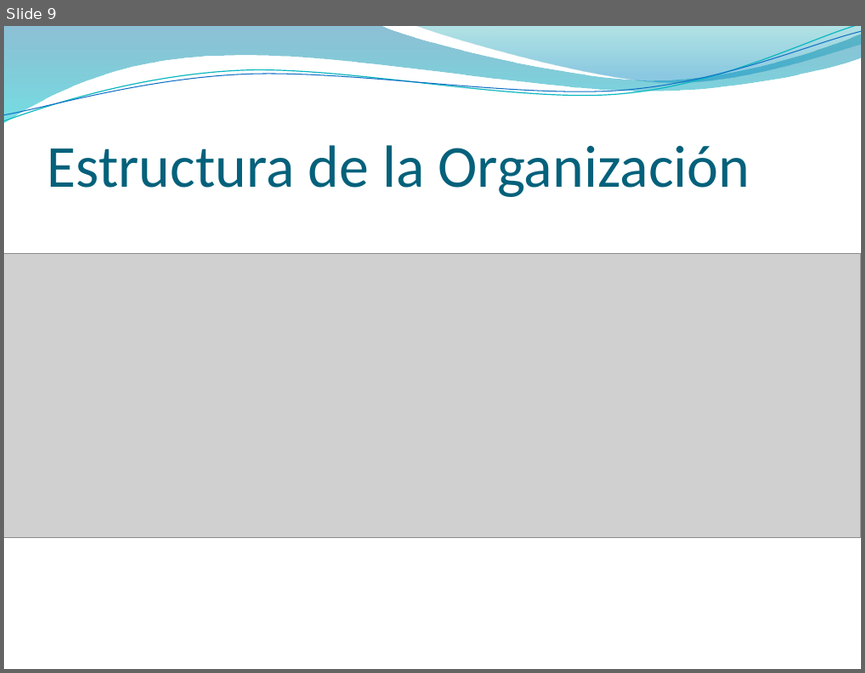
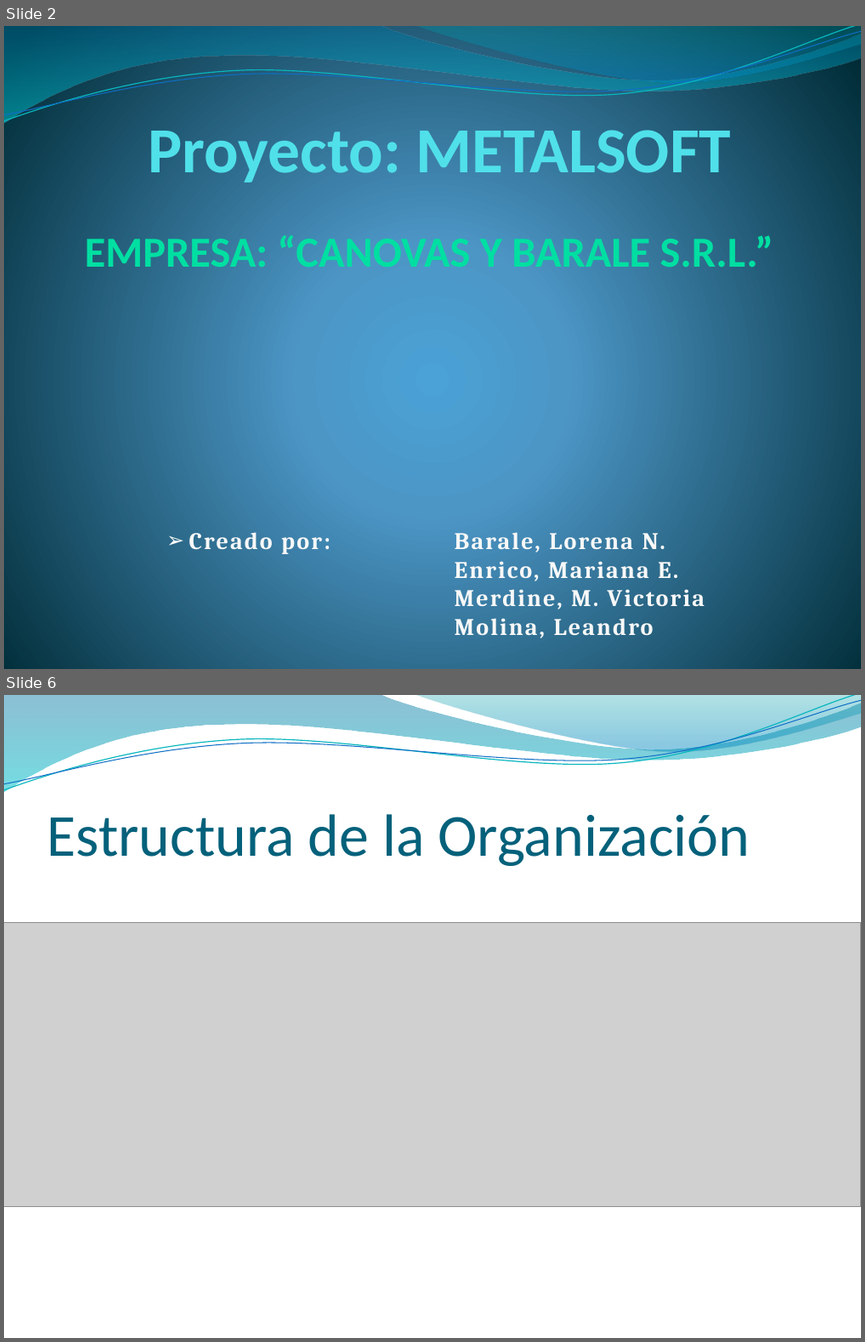
Before and after one commit to NinoMolina/metalurgica, a slide deck: 04_presentaciones/01_InfPreliminar_ModeloNegocio.pptx. Shown one above the other, each under a label of ours: slide 9 before the commit, slides 2 and 6 after it; the slides between them are not shown. The pictures are 865x673 and 865x1342 pixels, drawn with LibreOffice and Linux fonts; fonts in the diff are those of the drawing; grey boxes stand for pictures; background and template pictures are left out. Boxes give left, top, right and bottom in pixels: in the first picture for what was removed or moved away, otherwise in the second. Text is boxed around its words. In the diff, an @@ line names an element or a change of style, - is before the commit and + after.

```diff
--- a/04_presentaciones/01_InfPreliminar_ModeloNegocio.pptx
+++ b/04_presentaciones/01_InfPreliminar_ModeloNegocio.pptx
@@ slide 2 added at (x1=4, y1=26, x2=861, y2=669), background gradient #4AA0D6 to #4C98C7 to #002C38; not listed: 4 template elements that a slide beside it also shows @@
@@ title added at (x1=148, y1=119, x2=731, y2=182), 54 pt, text #51E0EA, bold @@
+Proyecto: METALSOFT
@@ subtitle added at (x1=85, y1=232, x2=773, y2=267), 36 pt, text gradient #006F51 to #00DFA2 to #00D097, bold @@
+EMPRESA: “CANOVAS Y BARALE S.R.L.”
@@ text added at (x1=189, y1=532, x2=330, y2=554), 20 pt, text #F8F8F8, bold @@
+➢ Creado por:
@@ text added at (x1=454, y1=532, x2=704, y2=638), 20 pt, text #F8F8F8, bold @@
+Barale, Lorena N.
+Enrico, Mariana E.
+Merdine, M. Victoria
+Molina, Leandro
@@ what was slide 9 is now slide 6 @@
```
Also in this commit, not shown: 4 slides changed, 28 other slides added, 10 slides removed.
